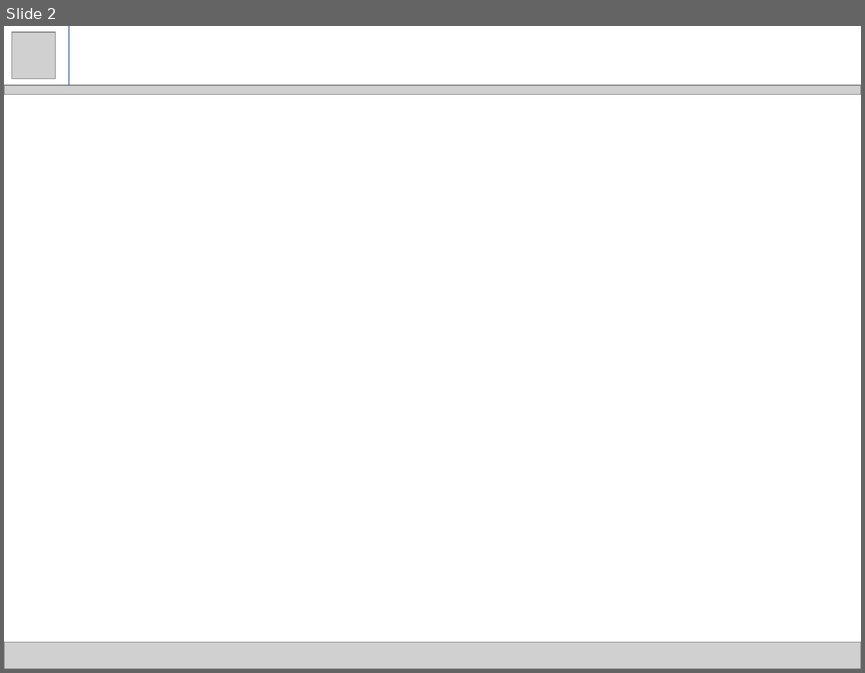
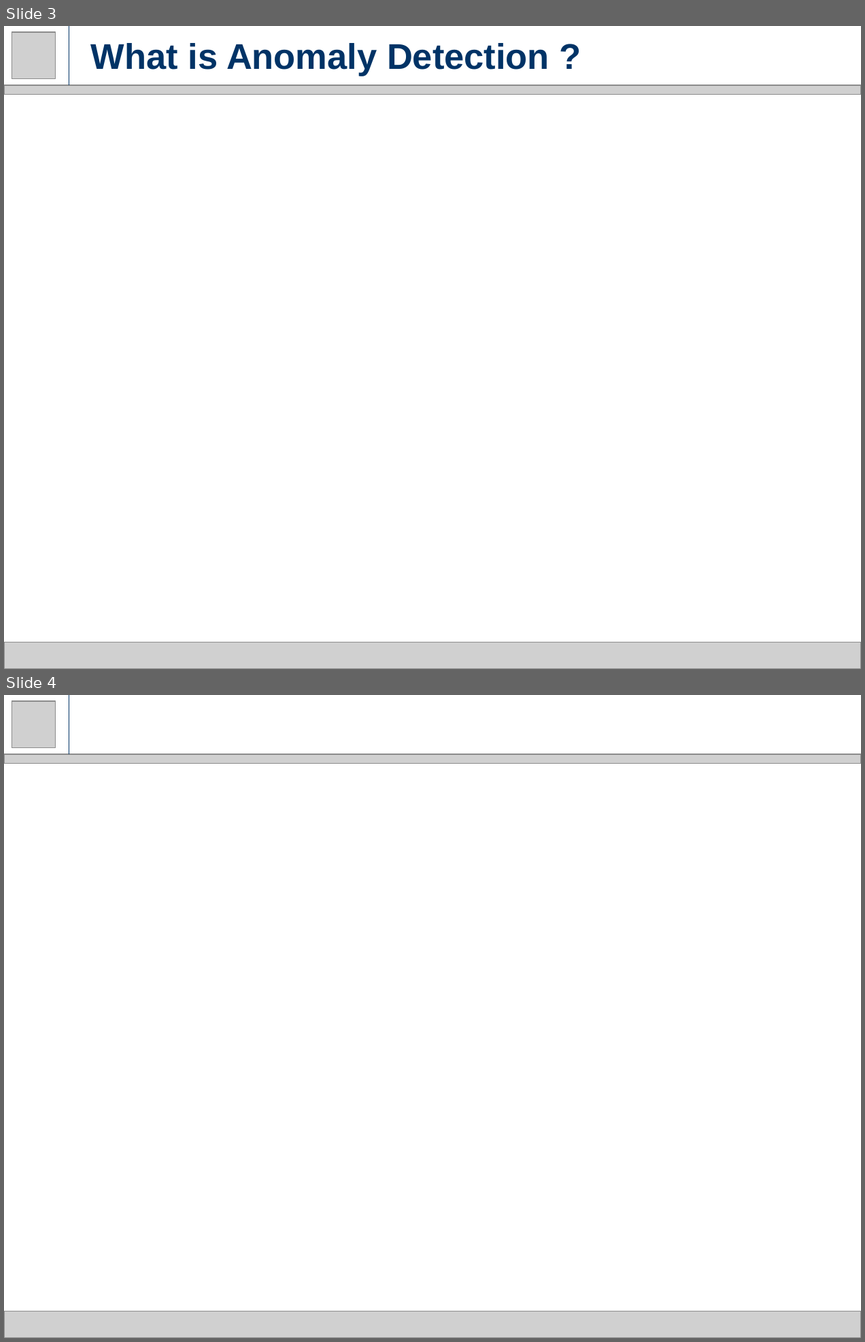
Before and after one commit to yigitozgumus/IACV_Project, a slide deck: Documentation/Presentation/Presentation.pptx. Shown one above the other, each under a label of ours: slide 2 before the commit, slides 3 and 4 after it. The pictures are 865x673 and 865x1342 pixels, drawn with LibreOffice and Linux fonts; fonts in the diff are those of the drawing; grey boxes stand for pictures. Boxes give left, top, right and bottom in pixels: in the first picture for what was removed or moved away, otherwise in the second. Text is boxed around its words. In the diff, an @@ line names an element or a change of style, - is before the commit and + after.

```diff
--- a/Documentation/Presentation/Presentation.pptx
+++ b/Documentation/Presentation/Presentation.pptx
@@ slide 3 added at (4, 26, 861, 669), background #FFFFFF @@
@@ picture added at (11, 32, 56, 79) @@
@@ line added from (69, 85) to (69, 26), #003366 0.75 pt @@
@@ title added at (91, 43, 549, 76), 30 pt, text #003366, bold @@
+What is Anomaly Detection ?
@@ picture added at (4, 85, 861, 95) @@
@@ picture added at (4, 642, 861, 669) @@
@@ what was slide 2 is now slide 4 @@
```
Also in this commit, not shown: 5 other slides added, 6 other files.
